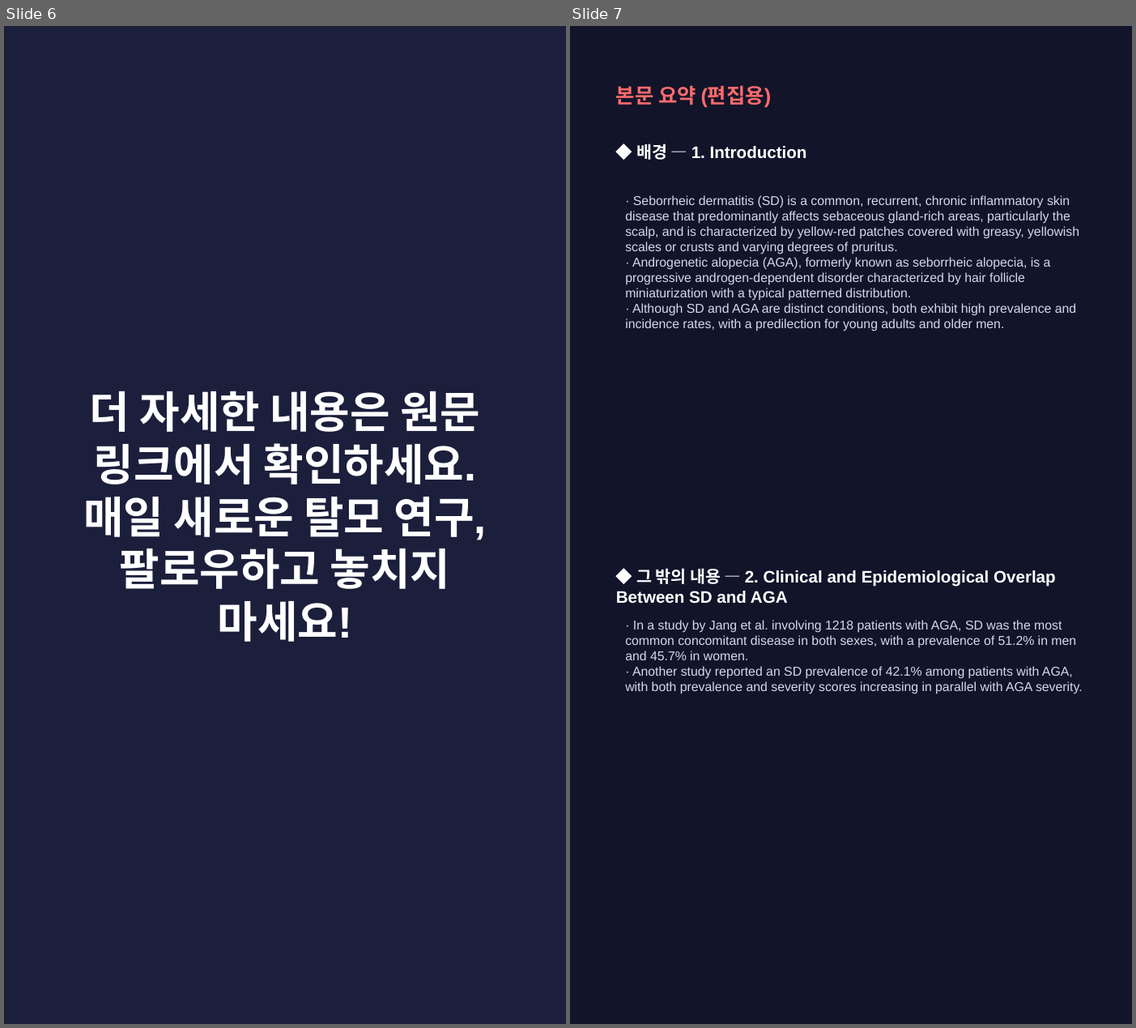
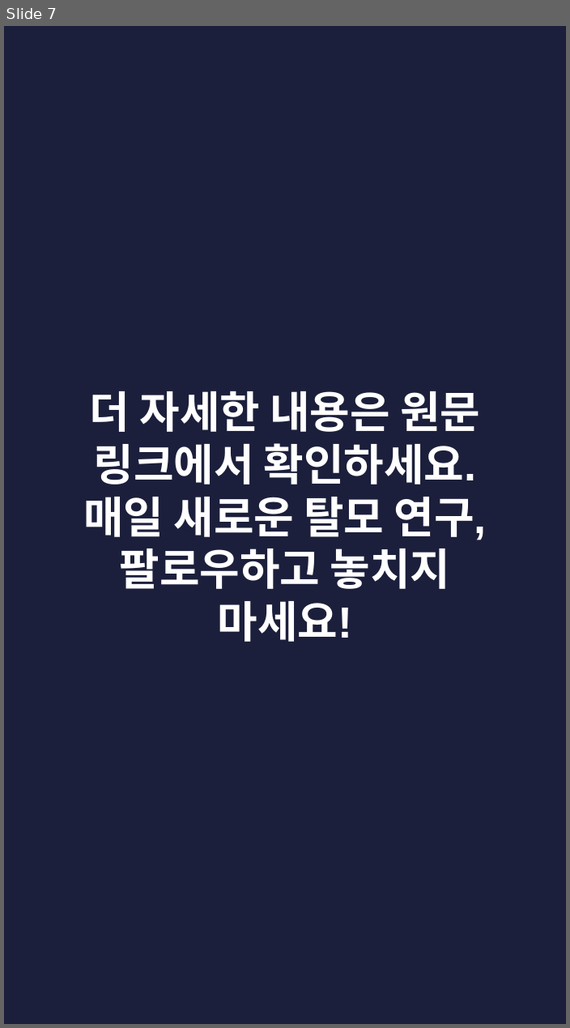
Before and after one commit to hyokang2010-BJ-ANTH/product-builder-test, a slide deck: pwa/data/latest/slides.pptx. Shown side by side, each under a label of ours: slides 6 and 7 before the commit, slide 7 after it. The pictures are 1136x1028 and 570x1028 pixels, drawn with LibreOffice and Linux fonts; fonts in the diff are those of the drawing. Boxes give left, top, right and bottom in pixels: in the first picture for what was removed or moved away, otherwise in the second. Text is boxed around its words. In the diff, an @@ line names an element or a change of style, - is before the commit and + after.

```diff
--- a/pwa/data/latest/slides.pptx
+++ b/pwa/data/latest/slides.pptx
@@ slide 7 removed at (x1=570, y1=26, x2=1132, y2=1024), background #12142A @@
@@ text removed at (x1=616, y1=85, x2=772, y2=108) @@
-본문 요약 (편집용)
@@ text removed at (x1=636, y1=143, x2=807, y2=160) @@
-◆ 배경 — 1. Introduction
@@ text removed at (x1=625, y1=195, x2=1079, y2=331) @@
-· Seborrheic dermatitis (SD) is a common, recurrent, chronic inflammatory skin disease that predominantly affects sebaceous gland‐rich areas, particularly the scalp, and is characterized by yellow‐red patches covered with greasy, yellowish scales or crusts and varying degrees of pruritus.
-· Androgenetic alopecia (AGA), formerly known as seborrheic alopecia, is a progressive androgen‐dependent disorder characterized by hair follicle miniaturization with a typical patterned distribution.
-· Although SD and AGA are distinct conditions, both exhibit high prevalence and incidence rates, with a predilection for young adults and older men.
@@ text removed at (x1=616, y1=568, x2=1056, y2=604) @@
-◆ 그 밖의 내용 — 2. Clinical and Epidemiological Overlap Between SD and AGA
@@ text removed at (x1=625, y1=620, x2=1083, y2=694) @@
-· In a study by Jang et al. involving 1218 patients with AGA, SD was the most common concomitant disease in both sexes, with a prevalence of 51.2% in men and 45.7% in women.
-· Another study reported an SD prevalence of 42.1% among patients with AGA, with both prevalence and severity scores increasing in parallel with AGA severity.
@@ what was slide 6 is now slide 7 @@
```
Also in this commit, not shown: 4 slides changed, 6 slides added, 3 other slides removed, 28 other files.
